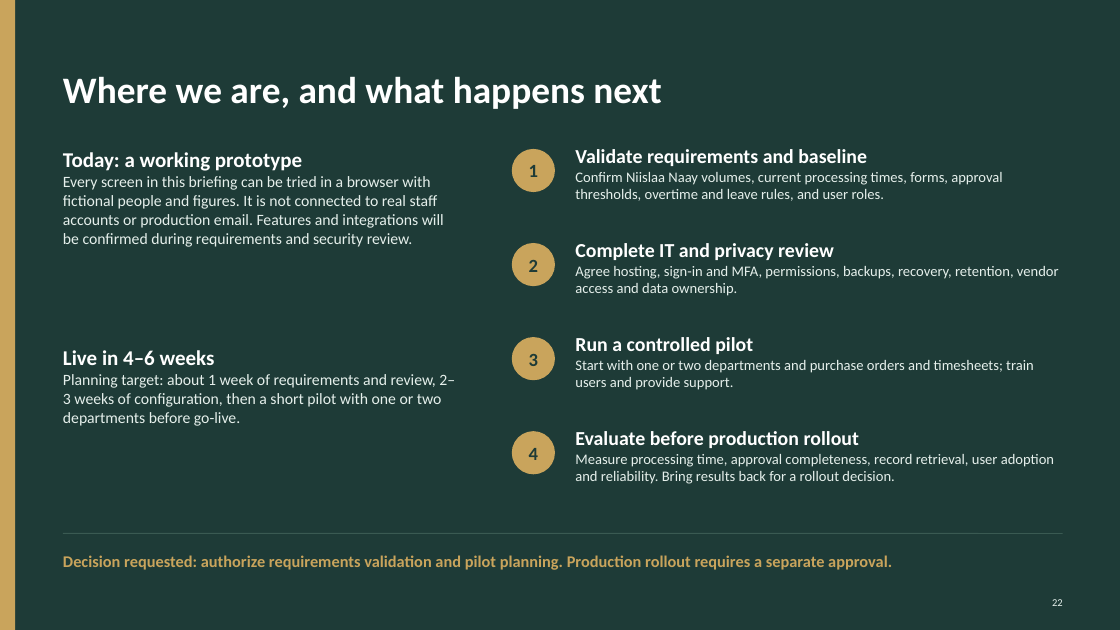
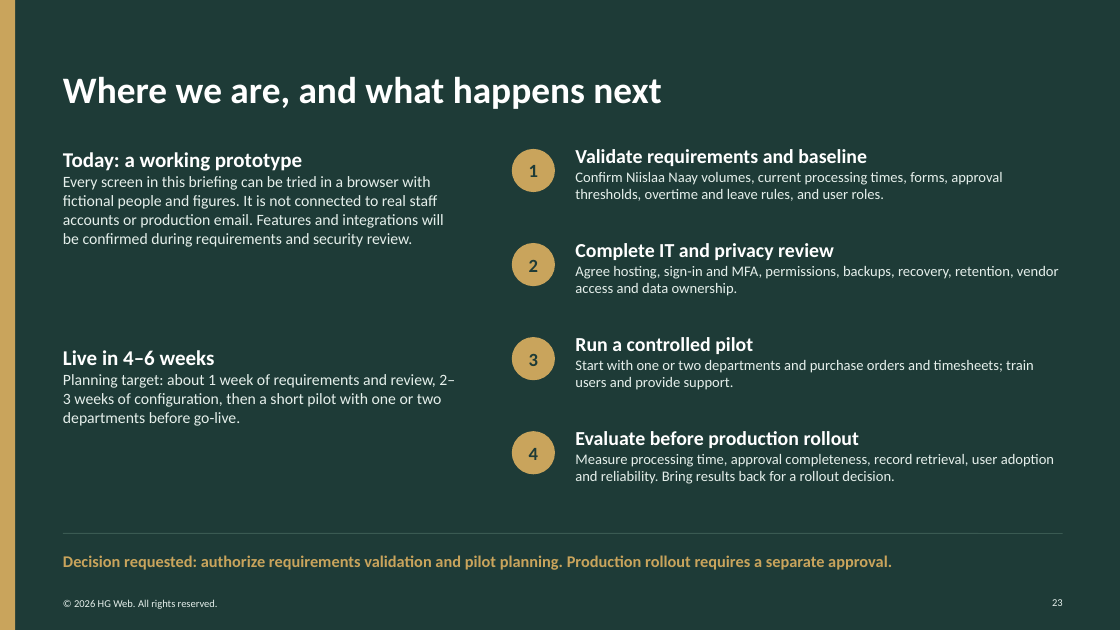
Before and after one commit to AndalibOlee/Portfolio, a slide deck: slide 23 of demo-platform/docs/Niislaa_Naay_Healing_House_Executive_Digital_Operations_Proposal.pptx (slide 22 before the commit). Drawn at 1120x630 pixels with LibreOffice and Linux fonts; fonts in the diff are those of the drawing. Boxes give left, top, right and bottom in pixels: in the first picture for what was removed or moved away, otherwise in the second. Text is boxed around its words. In the diff, an @@ line names an element or a change of style, - is before the commit and + after.

```diff
--- a/demo-platform/docs/Niislaa_Naay_Healing_House_Executive_Digital_Operations_Proposal.pptx
+++ b/demo-platform/docs/Niislaa_Naay_Healing_House_Executive_Digital_Operations_Proposal.pptx
@@ text added at (74,599,218,609), 9 pt, text #E5EFEB @@
+© 2026 HG Web. All rights reserved.
```
Also in this commit, not shown: 21 other slides changed, 1 slide added, 11 other files.
